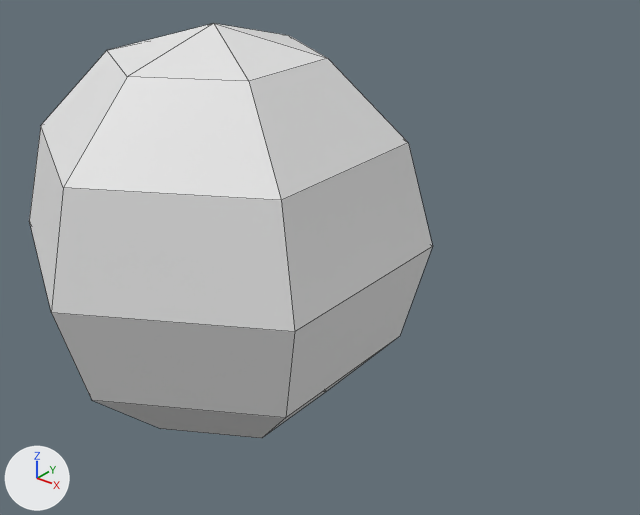
The Blender file assets/models/snake.blend as it was, and as the next commit left it.
The view is the same before and after, from a 50 mm camera at (2.81, -2.77, 2.77) aimed at (0.53, 0.08, 1.0). The axes (+X, +Y, +Z) are drawn at lower left. The lights are the same throughout. Mesh edges are drawn as thin lines. The same objects are shown in both versions, whatever each file hides.
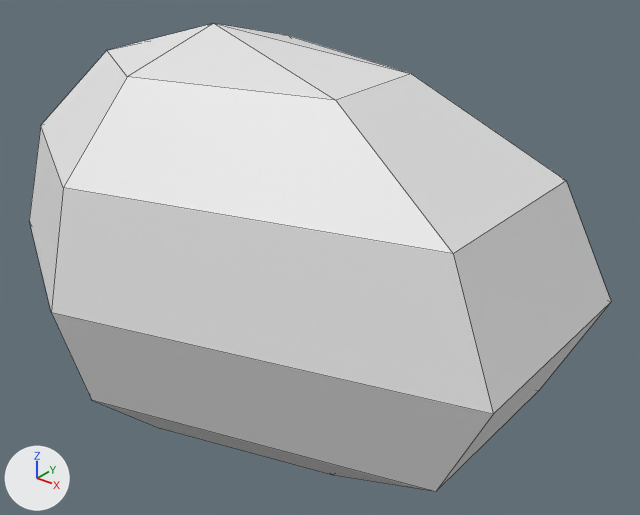
Edits to the scene script, one JSON object a line:
```json
{"block": "me_sphere_002", "where": "me_sphere_002.from_pydata(...)  # 32 vertices, 36 faces; spans x -0.87..0.87, y -1.0..1.0, z -1.0..1.0"}
{"block": "me_sphere_002", "where": "# used by ob_sphere_001; location = (0.0, 0.0, 1.0)"}
{"block": "me_sphere_002", "change": "me_sphere_002 part 1: all 10 vertices in x 0.43..0.87, y -0.5..0.5, z -0.87..0.87 are scaled about the mesh origin by (2, 1, 1)"}
```

What differs and where, as boxes (x1, y1, x2, y2) in the pictures (640 x 515 px; the box of a moved part takes in the faces that stretch with it):
```json
{"object": "Sphere.001", "change": "reshaped", "before": [29, 23, 433, 438], "after": [29, 23, 611, 492], "on screen": "44% wider, 13% taller"}
{"part": 1, "of": "me_sphere_002", "change": "moved or reshaped", "before": [51, 23, 433, 438], "after": [51, 23, 611, 492]}
```
